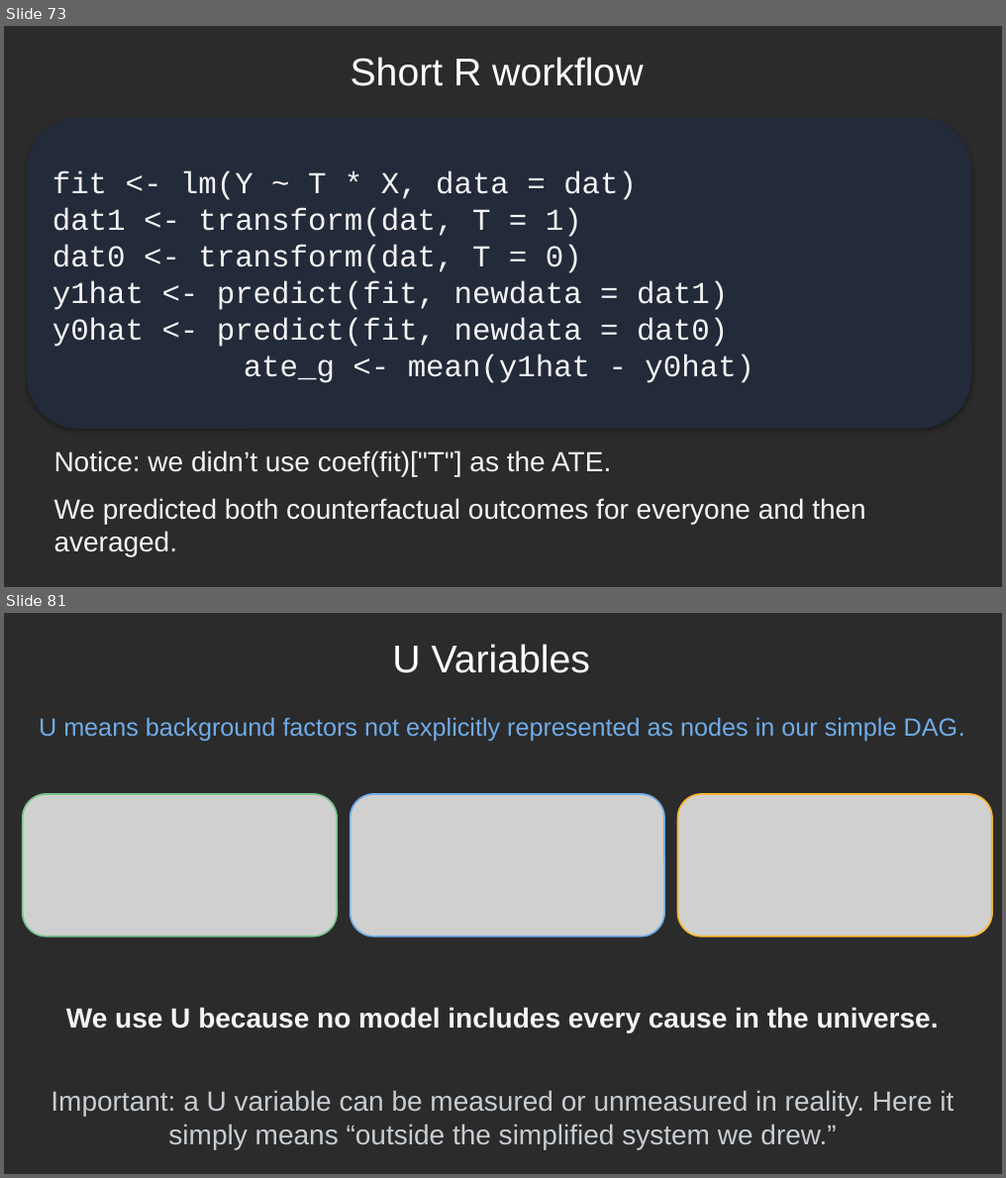
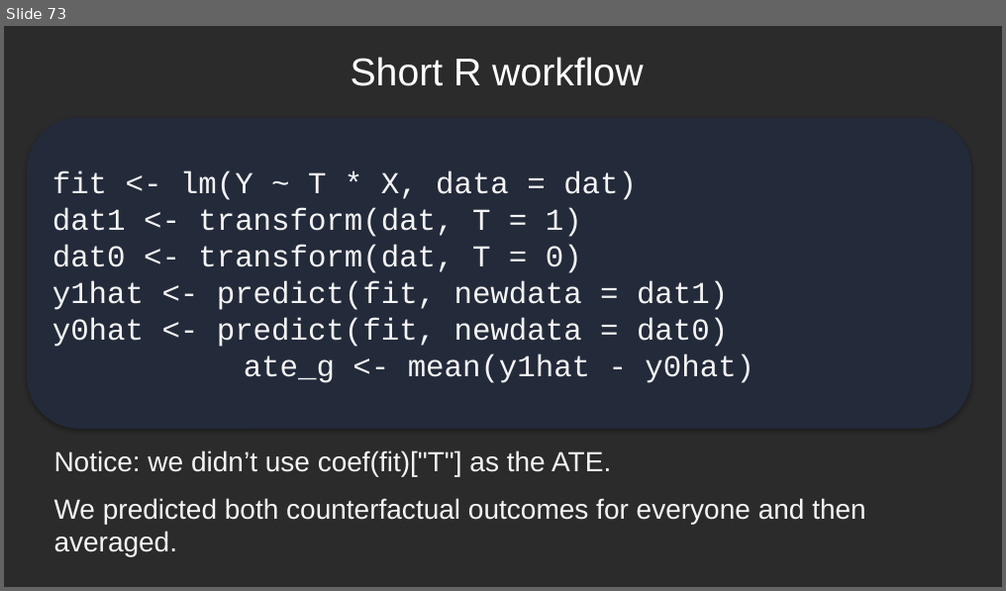
Before and after one commit to djghosh1123/STAT-7900-Causal-Analysis, a slide deck: Lectures/Lecture 4.pptx. Shown one above the other, each under a label of ours: slides 73 and 81 before the commit, slide 73 after it; the slides between them are not shown. The pictures are 1006x1178 and 1006x591 pixels, drawn with LibreOffice and Linux fonts; fonts in the diff are those of the drawing; grey boxes stand for pictures; background and template pictures are left out; a plain dark background stands for a picture behind light text. Boxes give left, top, right and bottom in pixels: in the first picture for what was removed or moved away, otherwise in the second. Text is boxed around its words. In the diff, an @@ line names an element or a change of style, - is before the commit and + after.

```diff
--- a/Lectures/Lecture 4.pptx
+++ b/Lectures/Lecture 4.pptx
@@ slide 81 removed at bbox=[4, 613, 1002, 1174], background picture (left out) @@
@@ text removed at bbox=[392, 644, 590, 673] @@
-U Variables
@@ text removed at bbox=[39, 717, 965, 742] @@
-U means background factors not explicitly represented as nodes in our simple DAG.
@@ picture removed at bbox=[23, 794, 338, 938] @@
@@ picture removed at bbox=[350, 794, 664, 938] @@
@@ picture removed at bbox=[677, 794, 992, 938] @@
@@ text removed at bbox=[66, 1007, 939, 1033] @@
-We use U because no model includes every cause in the universe.
@@ text removed at bbox=[51, 1090, 953, 1150] @@
-Important: a U variable can be measured or unmeasured in reality. Here it simply means “outside the simplified system we drew.”
```
Also in this commit, not shown: 26 other slides removed, 3 other files.
